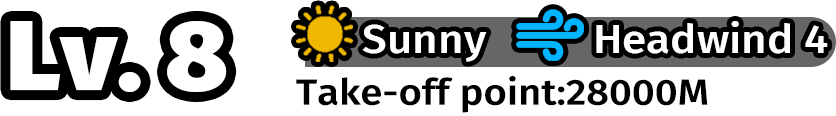
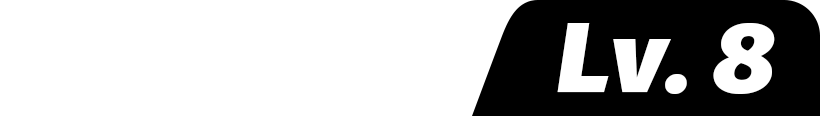
Before/after of a 836 × 116 layered artwork. What changed in the layer stack:
added group "组 3" (1st of 2) with 10 layers above "组 3" over (296, 0, 836, 116)
added layer "Lv. 8" (1st of 2, in "组 3") in group "组 3" over (557, 23, 775, 94)
added layer "矩形 2" in group "组 3" over (472, 0, 820, 116)
hid group "组 3" (2nd of 2) (9 layers) over (10, 5, 836, 113)
